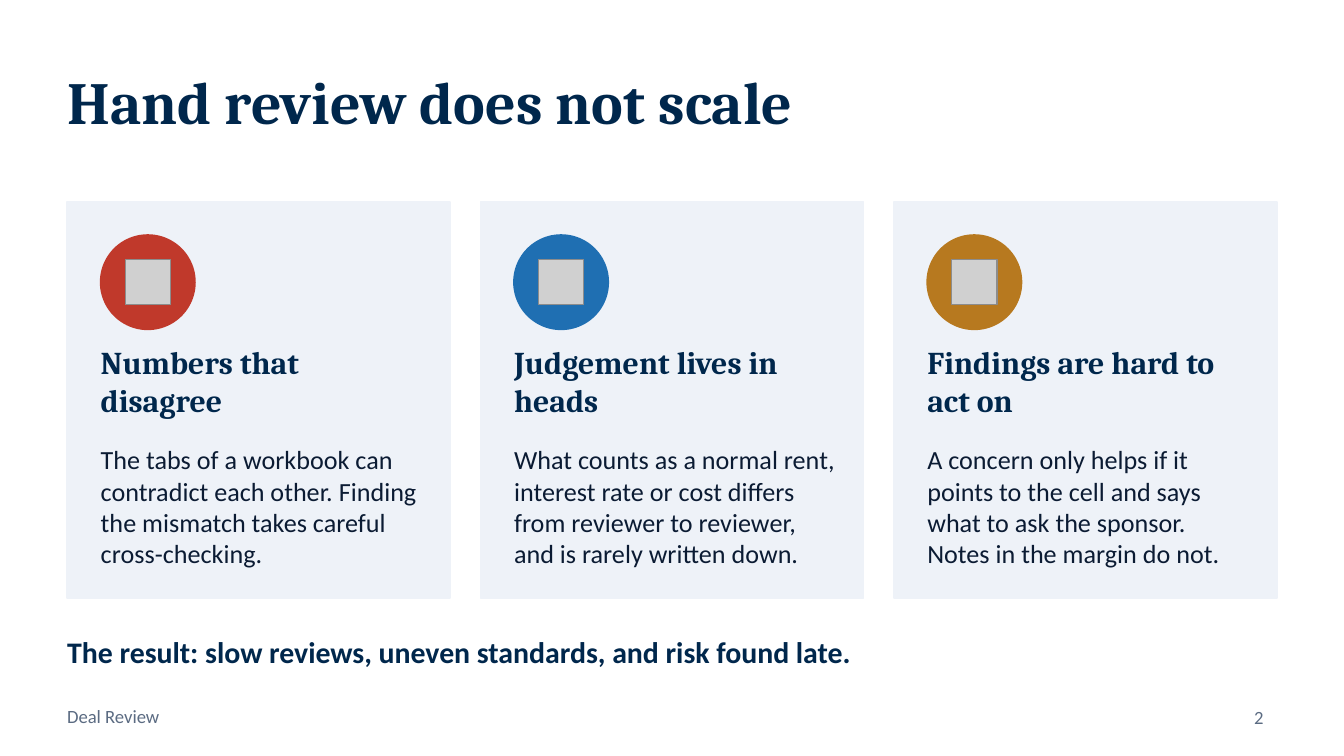
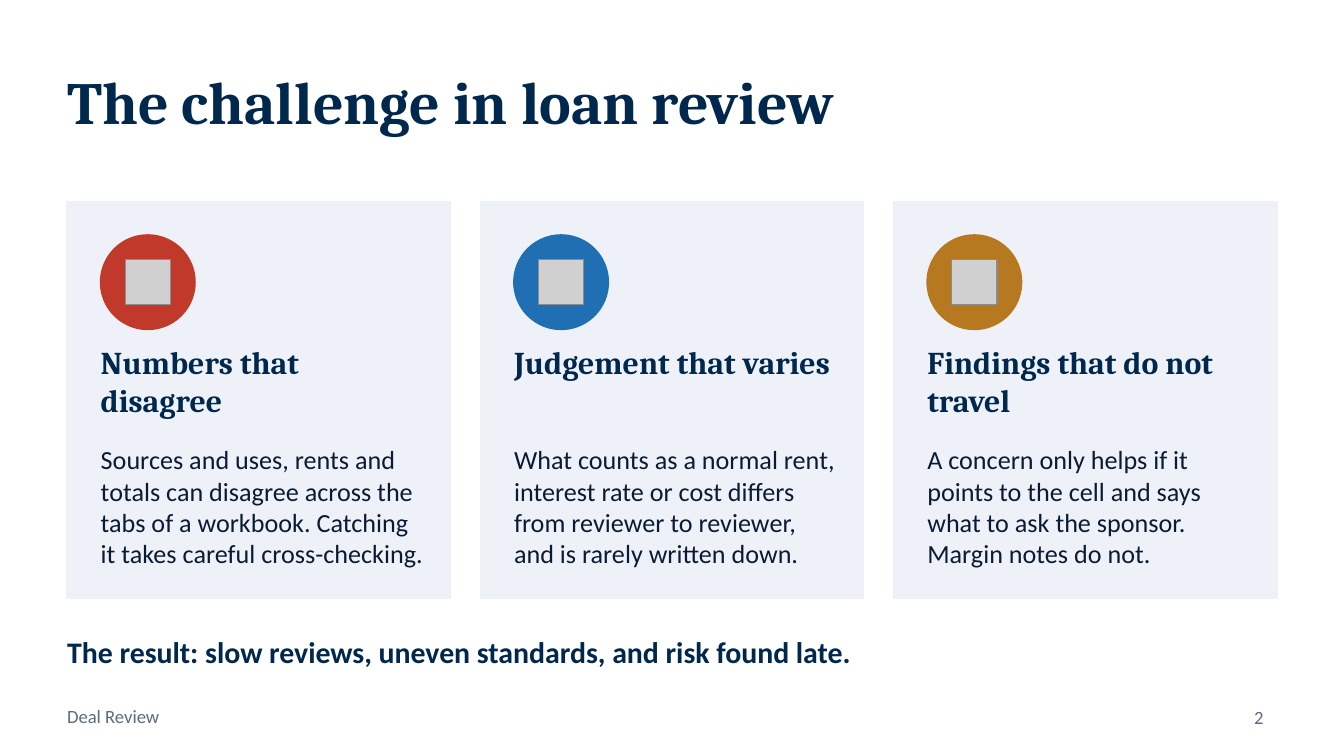
Before and after one commit to Ross-Business-Tech/Urge-Project-2, a slide deck: slide 2 of docs/Deal-Review-Presentation.pptx. Drawn at 1344x756 pixels with LibreOffice and Linux fonts; fonts in the diff are those of the drawing; grey boxes stand for pictures. Boxes give left, top, right and bottom in pixels: in the first picture for what was removed or moved away, otherwise in the second. Text is boxed around its words. In the diff, an @@ line names an element or a change of style, - is before the commit and + after.

```diff
--- a/docs/Deal-Review-Presentation.pptx
+++ b/docs/Deal-Review-Presentation.pptx
@@ title at <box>67,82,834,137</box>: text changed @@
-Hand review does not scale
+The challenge in loan review
@@ text at <box>514,352,830,381</box>: text changed @@
-Judgement lives in heads
+Judgement that varies
@@ text at <box>927,352,1213,413</box>: text changed @@
-Findings are hard to act on
+Findings that do not travel
@@ text at <box>101,451,422,568</box>: text changed @@
-The tabs of a workbook can contradict each other. Finding the mismatch takes careful cross-checking.
+Sources and uses, rents and totals can disagree across the tabs of a workbook. Catching it takes careful cross-checking.
@@ text at <box>927,451,1201,568</box>: text changed @@
-A concern only helps if it points to the cell and says what to ask the sponsor. Notes in the margin do not.
+A concern only helps if it points to the cell and says what to ask the sponsor. Margin notes do not.
```
Also in this commit, not shown: 2 other slides changed, 5 slides added, 5 slides removed, 1 other file.
